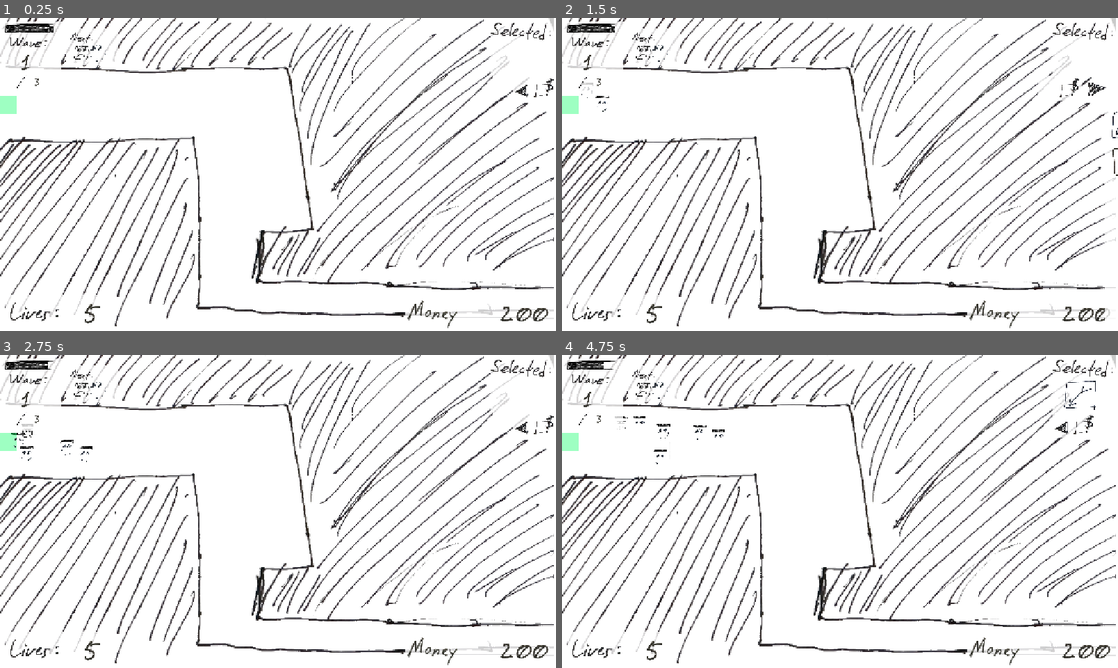
Above: before the commit, frames 1-4 (two rows, left to right).
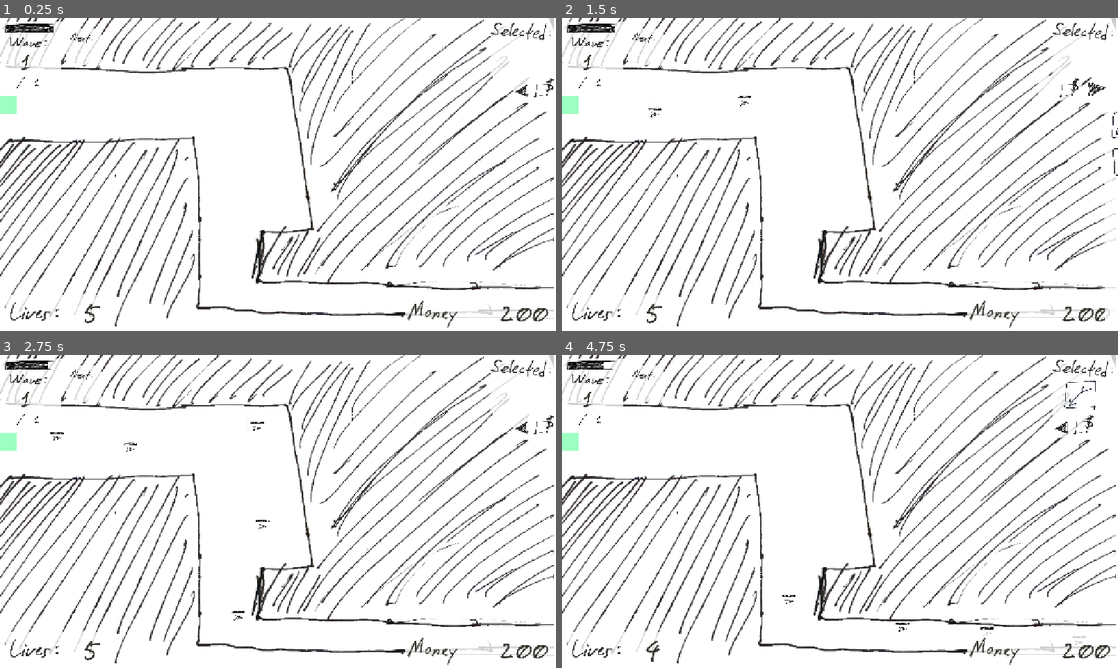
Above: after the commit, the same moments.

Repository: OzuYatamutsu/notebook-tower-defense
Game: Godot game, scene res://levels/test_level.tscn
The game is run twice, just before and just after one commit, with the same random seed, the same clock (stepped at 60 frames per second) and the same inputs. This scene is started directly instead of the project's main scene.
Inputs (mouse positions are in pixels of both pictures, inside the frame that each line leads up to):
- Up to frame 1 (0.25 s): no input
- Up to frame 2 (1.5 s): click (1106, 86) at 0.5 s; click (1084, 89) at 1.25 s
- Up to frame 3 (2.75 s): click (428, 426) at 2 s
- Up to frame 4 (4.75 s): click (1106, 423) at 2.75 s; click (1084, 426) at 3.5 s; click (1023, 461) at 4.27 s

The runs differ from the first frame. In frame 1, 0.1% of the frame differs, in the area x 6-22%, y 3-22%; in frame 2, 0.2%; in frame 3, 0.4%; in frame 4, 0.5%, in the area x 6-95%, y 3-98%.

Commit message:
Enable fast mobs

Diff:
--- a/components/mob_pather.gd
+++ b/components/mob_pather.gd
@@ -11,10 +11,14 @@
     child = get_child(0)
 
 func _physics_process(delta: float) -> void:
-    if progress_ratio >= 100.0:
+    if (
+        progress_ratio >= 100.0
+        or progress_ratio + (child.SPEED * delta) >= 100.0
+    ):
         progress_ratio = 100.0
         return
-    progress_ratio += child.SPEED * delta
+    progress_ratio += (child.SPEED * delta)
+
 
 func _on_mob_despawn(_mob) -> void:
     queue_free()
--- a/levels/test_level.gd
+++ b/levels/test_level.gd
@@ -2,9 +2,10 @@
 
 func _init() -> void:
     WAVE_CONTENTS = [
-        {"res://mobs/Basic.tscn": 5, "res://mobs/FatOne.tscn": 1},
-        {"res://mobs/Basic.tscn": 10, "res://mobs/FatOne.tscn": 5},
-        {"res://mobs/Basic.tscn": 30, "res://mobs/FatOne.tscn": 10}
+        {"res://mobs/Nyoom.tscn": 5}
+        #{"res://mobs/Basic.tscn": 5, "res://mobs/FatOne.tscn": 1},
+        #{"res://mobs/Basic.tscn": 10, "res://mobs/FatOne.tscn": 5},
+        #{"res://mobs/Basic.tscn": 30, "res://mobs/FatOne.tscn": 10}
     ]
 
 func _ready():
